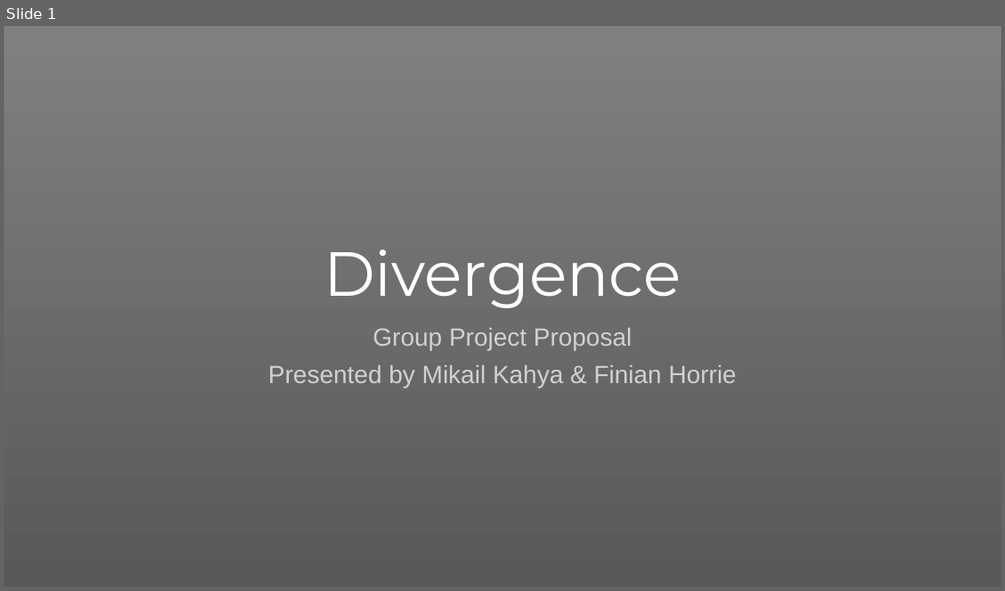
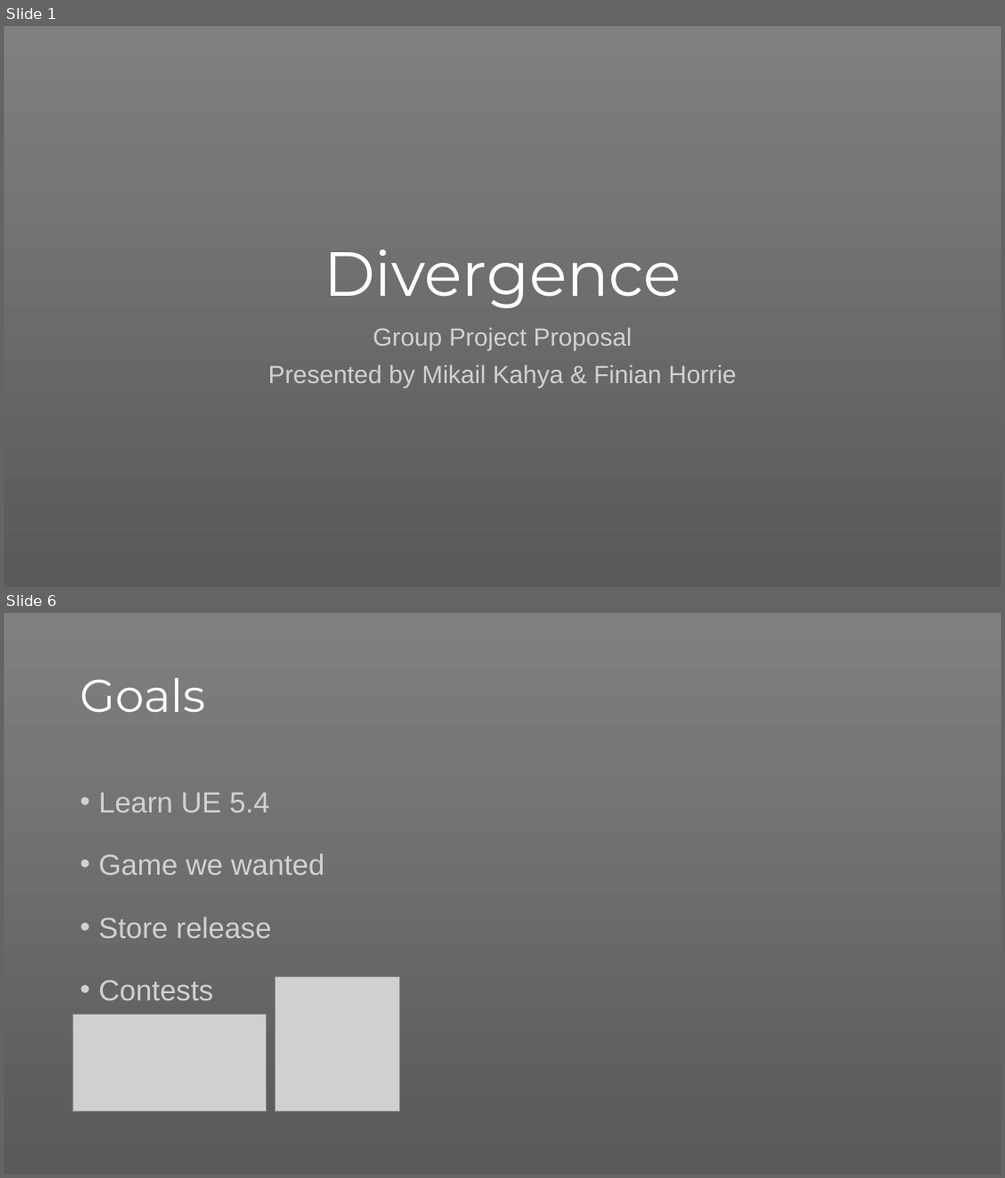
Before and after one commit to FHorrie/ProjectElementP1, a slide deck: Divergence_Pitch_04-09.pptx. Shown one above the other, each under a label of ours: slide 1 before the commit, slides 1 and 6 after it; the slides between them are not shown. The pictures are 1005x591 and 1005x1178 pixels, drawn with LibreOffice and Linux fonts; fonts in the diff are those of the drawing; grey boxes stand for pictures. Boxes give left, top, right and bottom in pixels: in the first picture for what was removed or moved away, otherwise in the second. Text is boxed around its words. In the diff, an @@ line names an element or a change of style, - is before the commit and + after.

```diff
--- a/Divergence_Pitch_04-09.pptx
+++ b/Divergence_Pitch_04-09.pptx
@@ slide 6 added at bbox=[4, 613, 1001, 1174], background gradient #808080 to #595959 @@
@@ title added at bbox=[80, 678, 205, 712], 44 pt, text #FFFFFF @@
+Goals
@@ text added at bbox=[98, 792, 324, 1000], 28 pt, text #D1D1D1 @@
+• Learn UE 5.4
+• Game we wanted
+• Store release
+• Contests
@@ picture added at bbox=[275, 977, 399, 1111] @@
@@ picture added at bbox=[73, 1014, 267, 1111] @@
```
Also in this commit, not shown: 1 slide changed, 3 other slides added, 2 slides removed.
